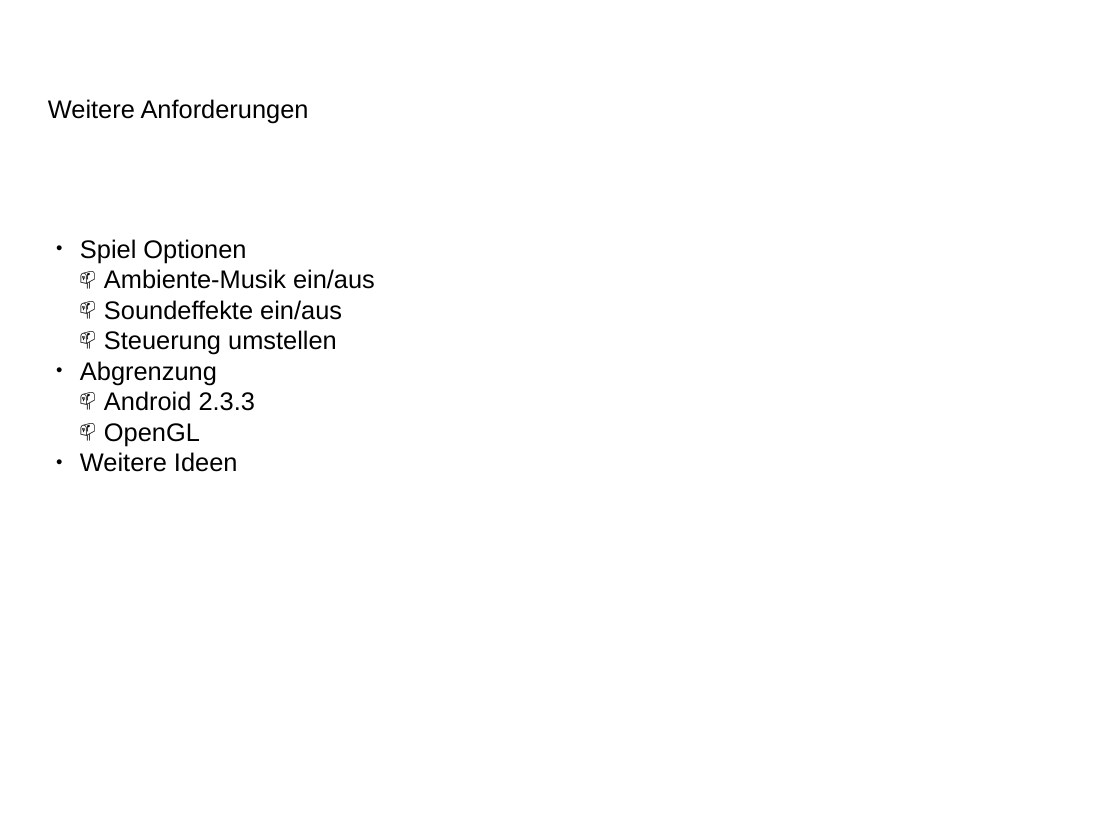
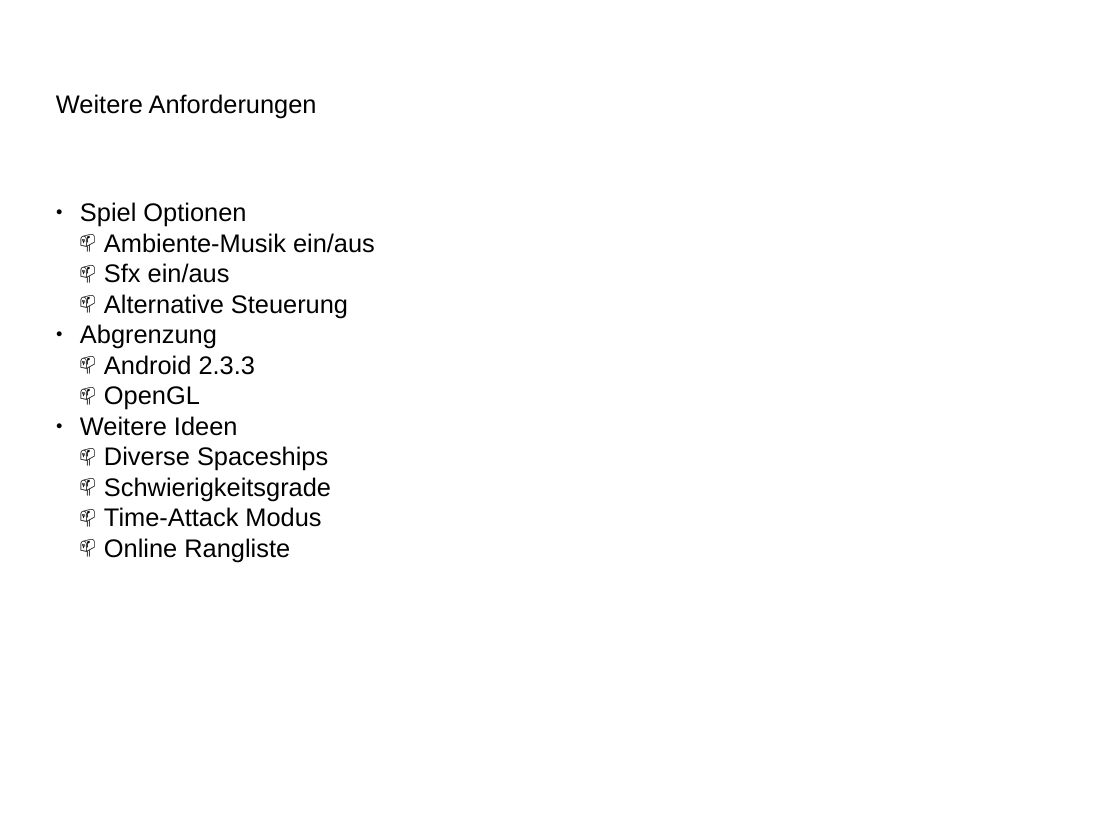
Before and after one commit to stoeffel/SEPS-GRP1, a slide deck: slide 5 of documentation/presentation/Projektskizze.pptx (slide 6 before the commit). Drawn at 1120x840 pixels with LibreOffice and Linux fonts; fonts in the diff are those of the drawing; background and template pictures are left out. Boxes give left, top, right and bottom in pixels: in the first picture for what was removed or moved away, otherwise in the second. Text is boxed around its words. In the diff, an @@ line names an element or a change of style, - is before the commit and + after.

```diff
--- a/documentation/presentation/Projektskizze.pptx
+++ b/documentation/presentation/Projektskizze.pptx
@@ text "Weitere Anforderungen": place and size @@
-text "Weitere Anforderungen" at (48,99,309,123)
+text "Weitere Anforderungen" at (56,94,317,119)
@@ text "Spiel Optionen": place and size @@
-text "Spiel Optionen" at (80,239,375,472)
+text "Spiel Optionen" at (80,202,375,562)
@@ text at (104,263,348,318): text changed @@
-  📫 Soundeffekte ein/aus
-  📫 Steuerung umstellen
+  📫 Sfx ein/aus
+  📫 Alternative Steuerung
@@ text at (104,446,331,562): paragraphs added @@
+  📫 Diverse Spaceships
+  📫 Schwierigkeitsgrade
+  📫 Time-Attack Modus
+  📫 Online Rangliste
```
Also in this commit, not shown: 6 other slides changed, 1 slide added, 1 slide removed, 3 other files.
